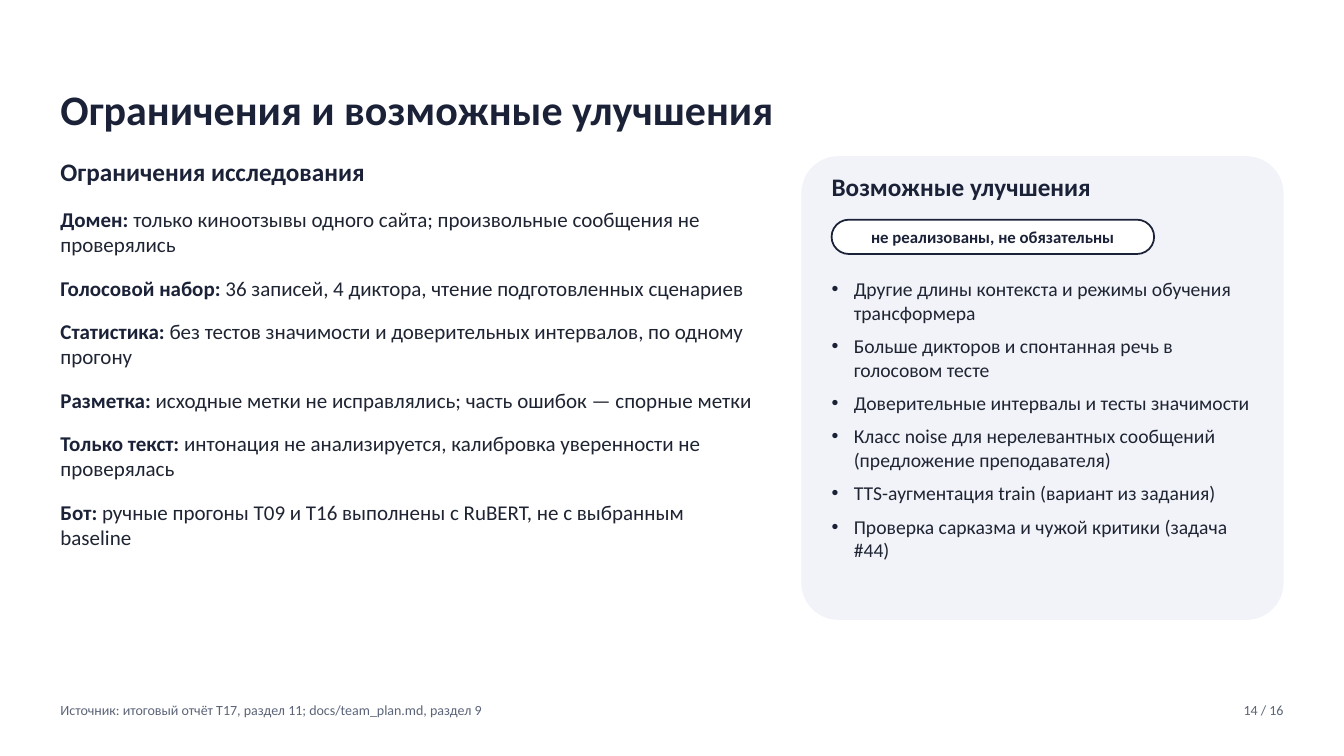
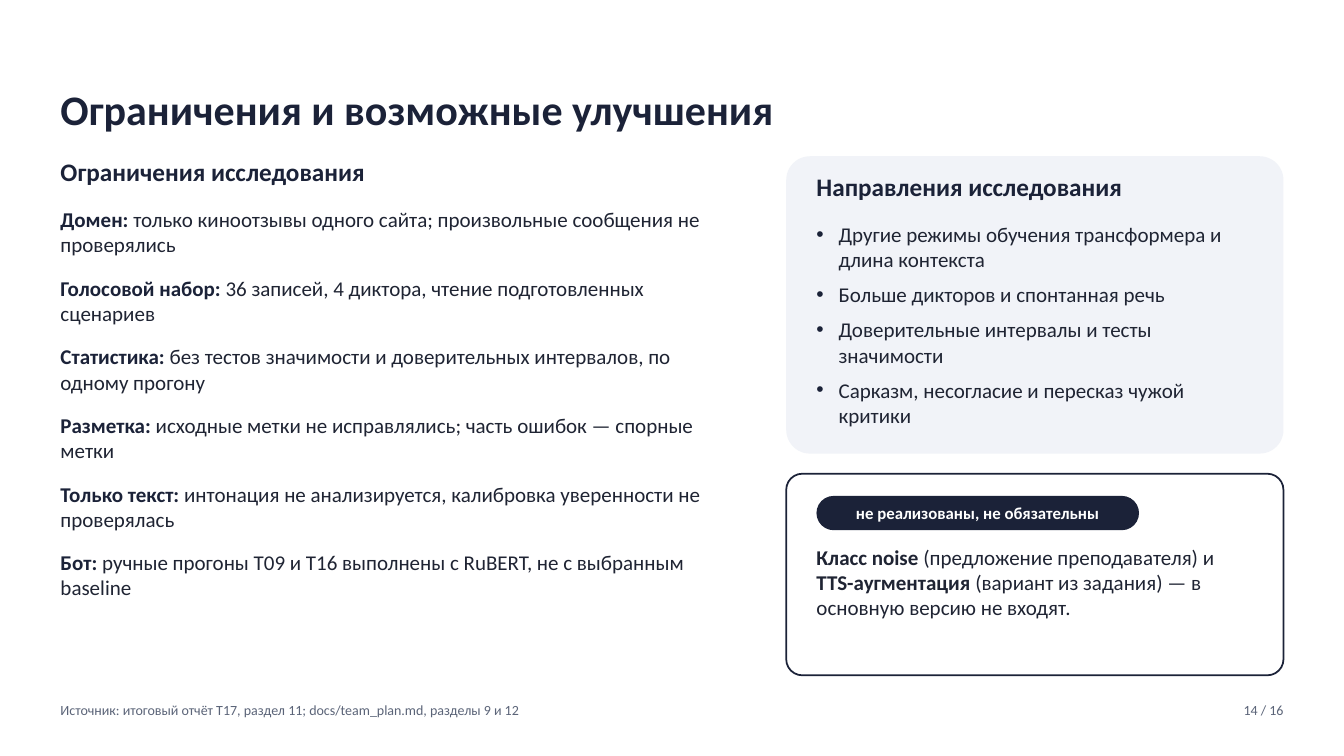
Before and after one commit to ksdergach/ru-review-sentiment-bot, a slide deck: slide 14 of docs/defense/T18_presentation.pptx. Drawn at 1344x756 pixels with LibreOffice and Linux fonts; fonts in the diff are those of the drawing. Boxes give left, top, right and bottom in pixels: in the first picture for what was removed or moved away, otherwise in the second. Text is boxed around its words. In the diff, an @@ line names an element or a change of style, - is before the commit and + after.

```diff
--- a/docs/defense/T18_presentation.pptx
+++ b/docs/defense/T18_presentation.pptx
@@ rounded rectangle: place and size @@
-rounded rectangle at bbox=[802, 156, 1284, 620]
+rounded rectangle at bbox=[786, 156, 1284, 454]
@@ text at bbox=[816, 179, 1122, 200]: text changed @@
-Возможные улучшения
+Направления исследования
@@ text "Домен: только киноотзывы одного сайта; ..." rewrapped from bbox=[60, 212, 752, 545] to bbox=[60, 212, 700, 595] @@
@@ text "Другие режимы обучения трансформера и ...": place and size @@
-text "Другие режимы обучения трансформера и ..." at bbox=[854, 282, 1249, 560]
+text "Другие режимы обучения трансформера и ..." at bbox=[839, 227, 1221, 427]
@@ text at bbox=[839, 227, 1221, 306]: text changed; size 14 to 15 pt @@
-• Другие длины контекста и режимы обучения трансформера
-• Больше дикторов и спонтанная речь в голосовом тесте
+• Другие режимы обучения трансформера и длина контекста
+• Больше дикторов и спонтанная речь
@@ text at bbox=[839, 323, 1151, 363]: size 14 to 15 pt in "Доверительные интервалы и тесты значимости" @@
@@ text at bbox=[839, 384, 1184, 427]: text changed; size 14 to 15 pt @@
-• Класс noise для нерелевантных сообщений (предложение преподавателя)
-• TTS-аугментация train (вариант из задания)
-• Проверка сарказма и чужой критики (задача #44)
+• Сарказм, несогласие и пересказ чужой критики
@@ rounded rectangle added at bbox=[786, 474, 1284, 676], fill #FFFFFF, outline #1B2238 1.25 pt @@
@@ rounded rectangle "не реализованы, не обязательны": place and size @@
-rounded rectangle "не реализованы, не обязательны" at bbox=[832, 220, 1154, 254]
+rounded rectangle "не реализованы, не обязательны" at bbox=[817, 496, 1139, 530]
@@ rounded rectangle "не реализованы, не обязательны" at bbox=[817, 496, 1139, 530]: text colour #1B2238 to #FFFFFF; fill #FFFFFF to #1B2238; outline #1B2238 1.25 pt to none @@
@@ text added at bbox=[816, 550, 1214, 619], 15 pt, text #1F2433 @@
+Класс noise (предложение преподавателя) и TTS-аугментация (вариант из задания) — в основную версию не входят.
@@ text at bbox=[60, 705, 519, 718]: text changed @@
-Источник: итоговый отчёт T17, раздел 11; docs/team_plan.md, раздел 9
+Источник: итоговый отчёт T17, раздел 11; docs/team_plan.md, разделы 9 и 12
```
Also in this commit, not shown: 5 other slides changed, 4 other files.
